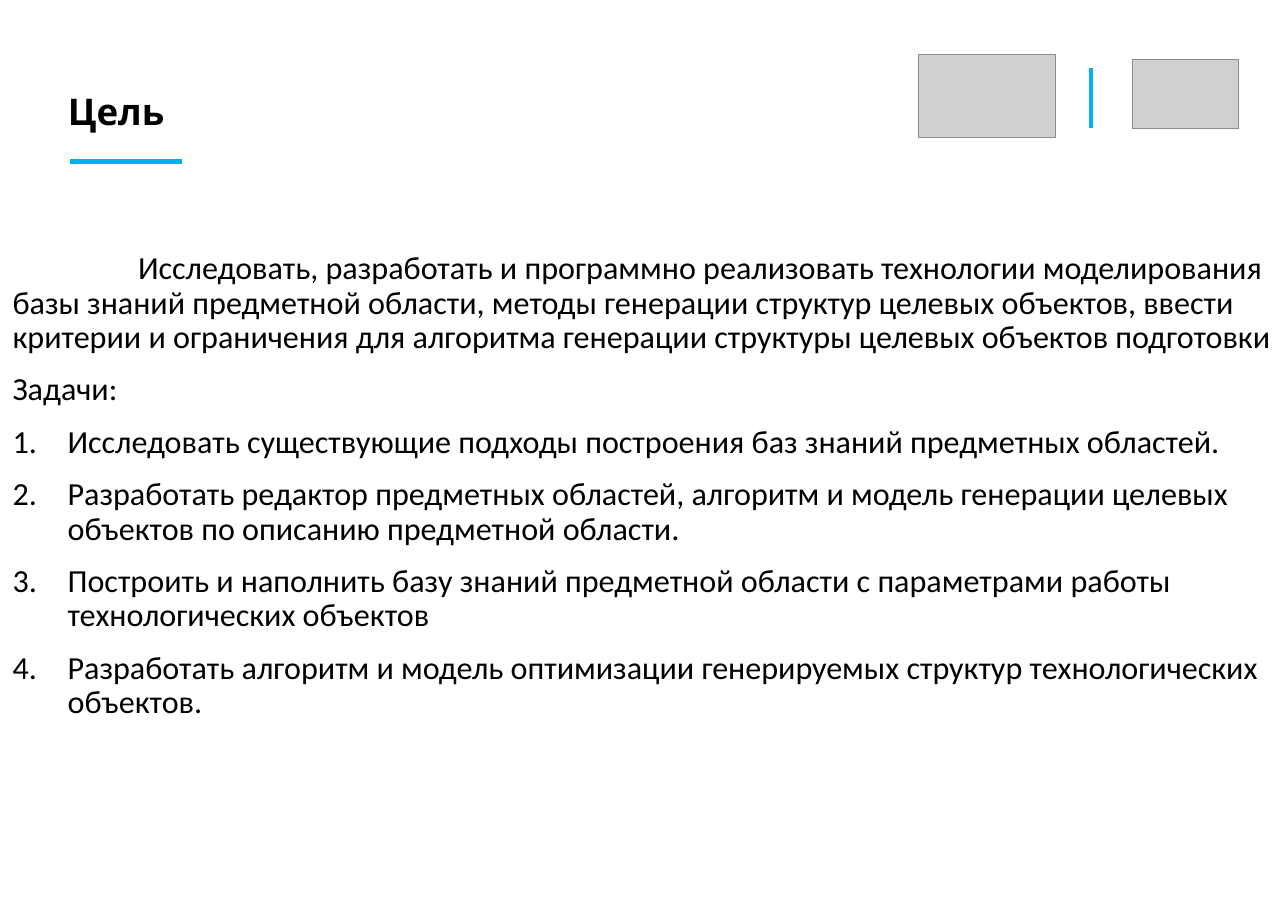
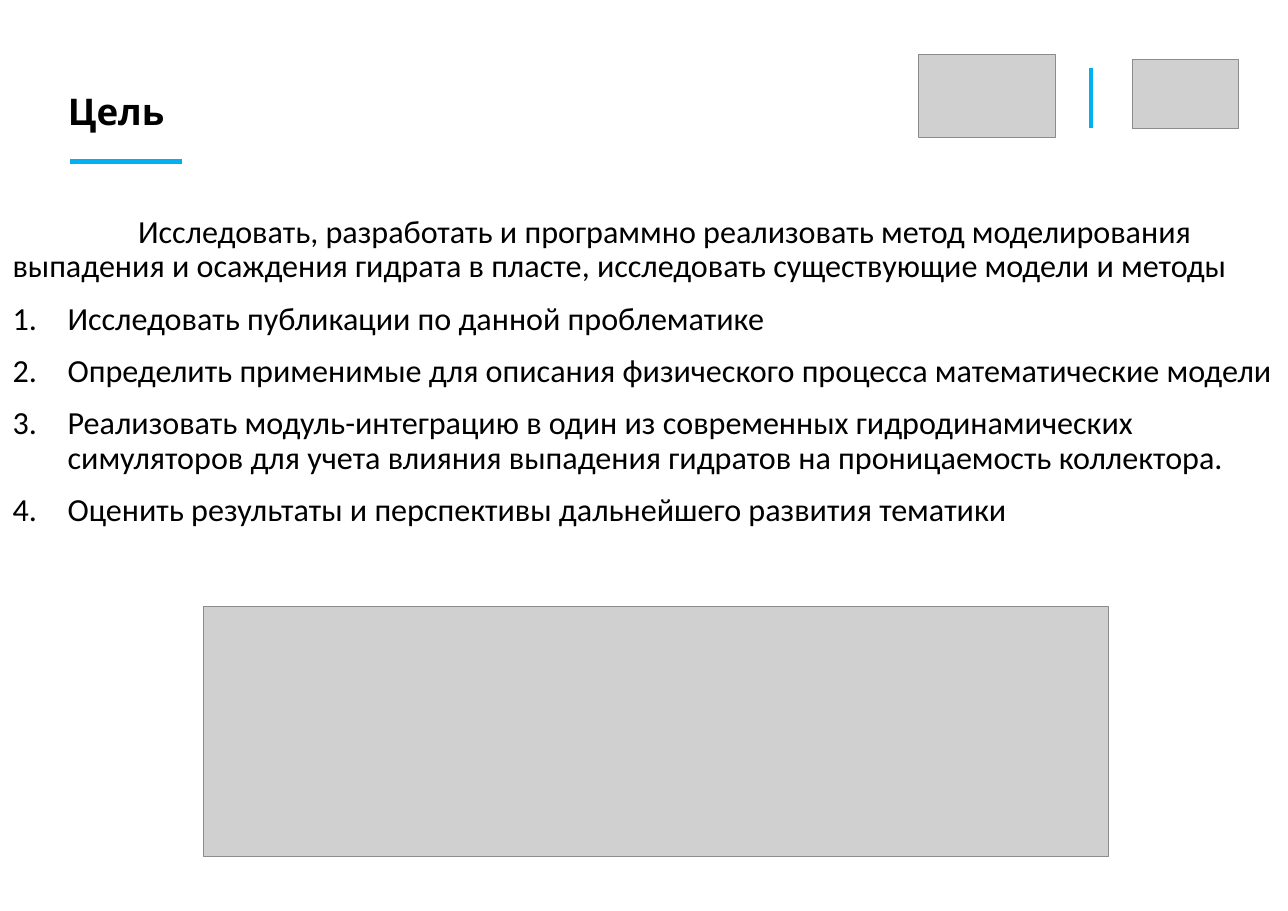
Before and after one commit to AlxndrKlbk/PhD_scriptorium, a slide deck: slide 4 of articles/2_курс/ТИУ конференция 04.2025/Колбеко презентация.pptx. Drawn at 1288x911 pixels with LibreOffice and Linux fonts; fonts in the diff are those of the drawing; grey boxes stand for pictures. Boxes give left, top, right and bottom in pixels: in the first picture for what was removed or moved away, otherwise in the second. Text is boxed around its words. In the diff, an @@ line names an element or a change of style, - is before the commit and + after.

```diff
--- a/articles/2_курс/ТИУ конференция 04.2025/Колбеко презентация.pptx
+++ b/articles/2_курс/ТИУ конференция 04.2025/Колбеко презентация.pptx
@@ text at (13, 221, 1272, 527): text changed @@
-Исследовать, разработать и программно реализовать технологии моделирования базы знаний предметной области, методы генерации структур целевых объектов, ввести критерии и ограничения для алгоритма генерации структуры целевых объектов подготовки
-Задачи:
-1. Исследовать существующие подходы построения баз знаний предметных областей.
-2. Разработать редактор предметных областей, алгоритм и модель генерации целевых объектов по описанию предметной области.
-3. Построить и наполнить базу знаний предметной области с параметрами работы технологических объектов
-4. Разработать алгоритм и модель оптимизации генерируемых структур технологических объектов.
+Исследовать, разработать и программно реализовать метод моделирования выпадения и осаждения гидрата в пласте, исследовать существующие модели и методы
+1. Исследовать публикации по данной проблематике
+2. Определить применимые для описания физического процесса математические модели
+3. Реализовать модуль-интеграцию в один из современных гидродинамических симуляторов для учета влияния выпадения гидратов на проницаемость коллектора.
+4. Оценить результаты и перспективы дальнейшего развития тематики
@@ picture added at (204, 606, 1110, 856) @@
```
Also in this commit, not shown: 5 other slides changed, 5 slides added, 12 slides removed, 2 other files.
